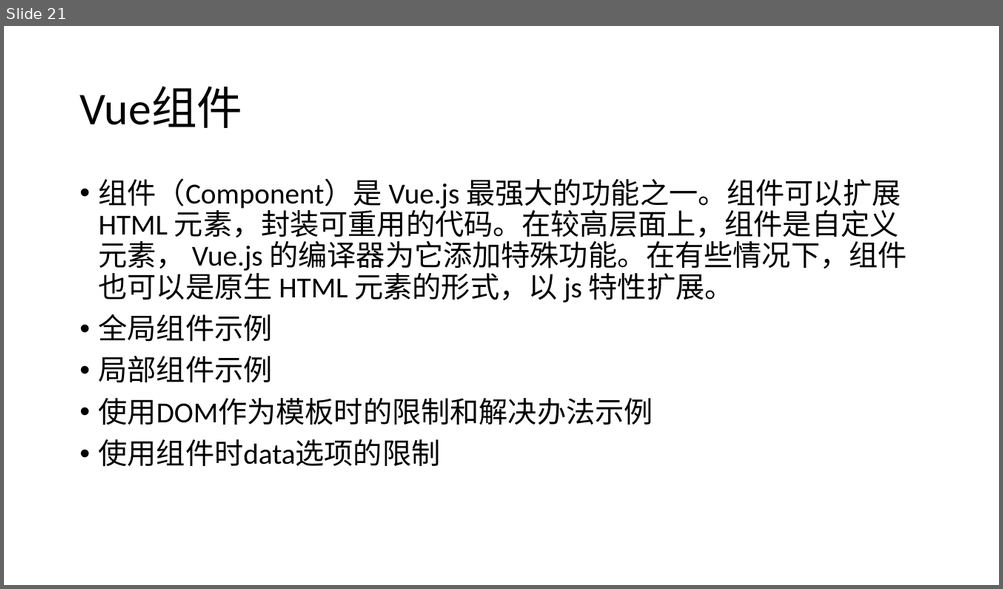
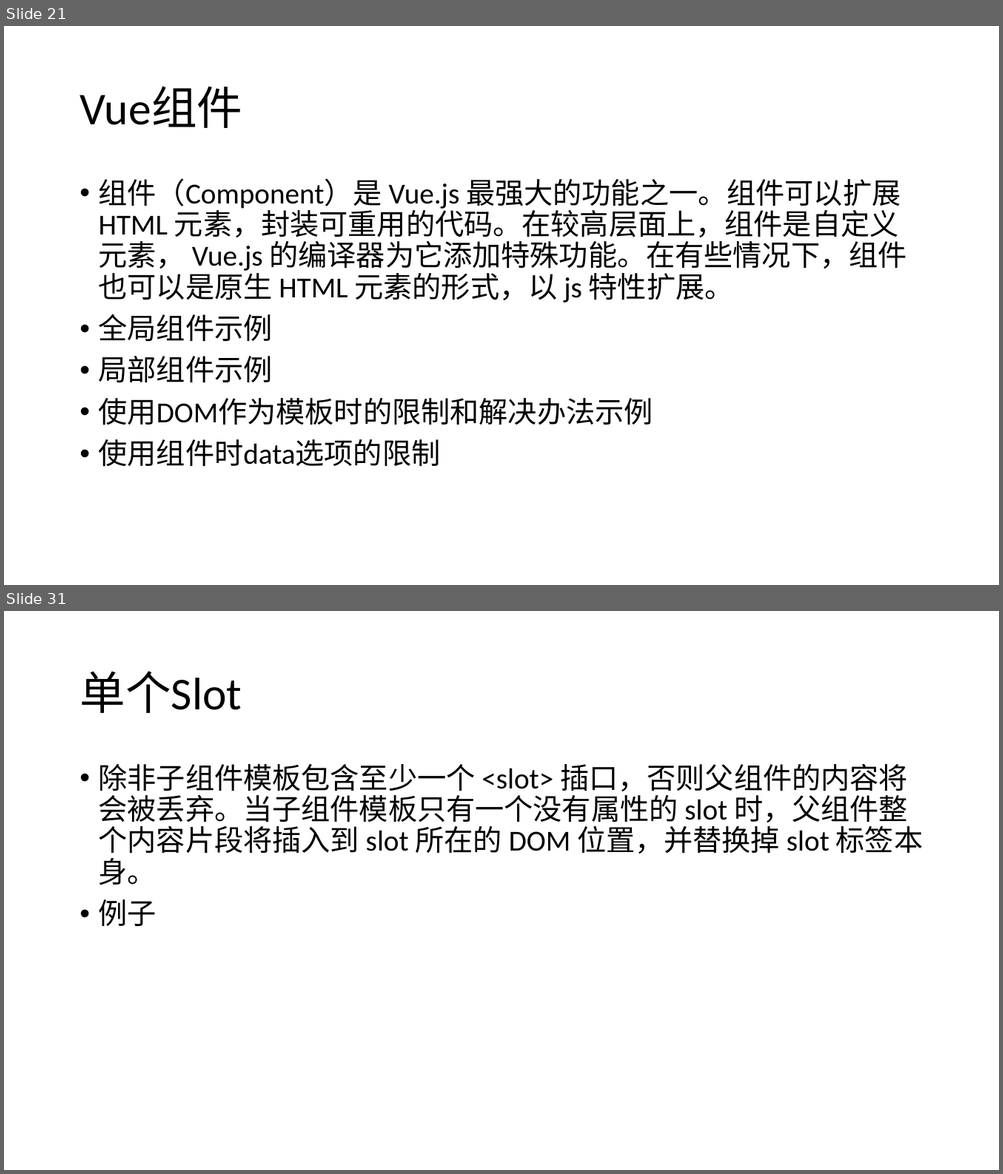
Before and after one commit to YSMJ1994/study, a slide deck: study_Vue/学习Vue.pptx. Shown one above the other, each under a label of ours: slide 21 before the commit, slides 21 and 31 after it; the slides between them are not shown. The pictures are 1003x589 and 1003x1174 pixels, drawn with LibreOffice and Linux fonts; fonts in the diff are those of the drawing. Boxes give left, top, right and bottom in pixels: in the first picture for what was removed or moved away, otherwise in the second. Text is boxed around its words. In the diff, an @@ line names an element or a change of style, - is before the commit and + after.

```diff
--- a/study_Vue/学习Vue.pptx
+++ b/study_Vue/学习Vue.pptx
@@ slide 31 added at box(4, 611, 999, 1170), background #FFFFFF @@
@@ title added at box(79, 671, 242, 713), 44 pt, text #000000 @@
+单个Slot
@@ text added at box(99, 764, 922, 926), 28 pt, text #000000 @@
+• 除非子组件模板包含至少一个 <slot> 插口，否则父组件的内容将会被丢弃。当子组件模板只有一个没有属性的 slot 时，父组件整个内容片段将插入到 slot 所在的 DOM 位置，并替换掉 slot 标签本身。
+• 例子
```
Also in this commit, not shown: 3 slides changed, 7 other slides added, 12 other files.
